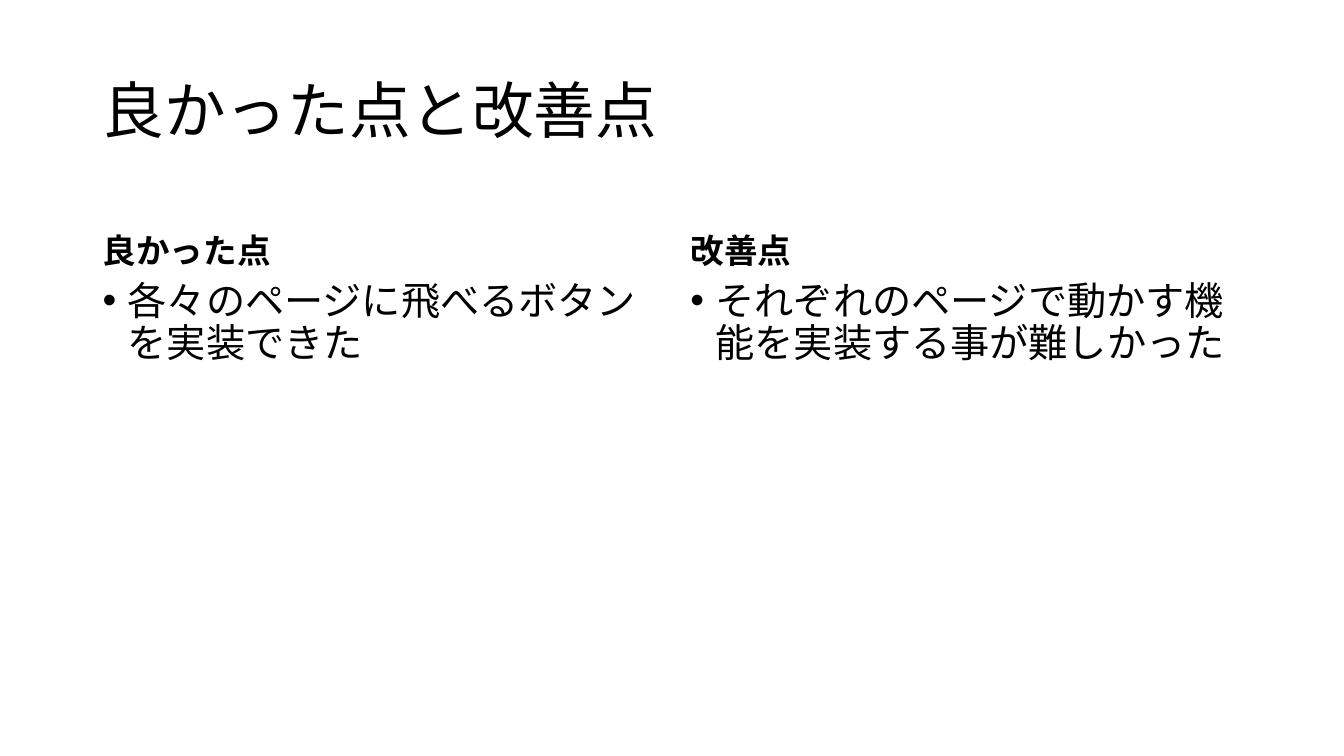
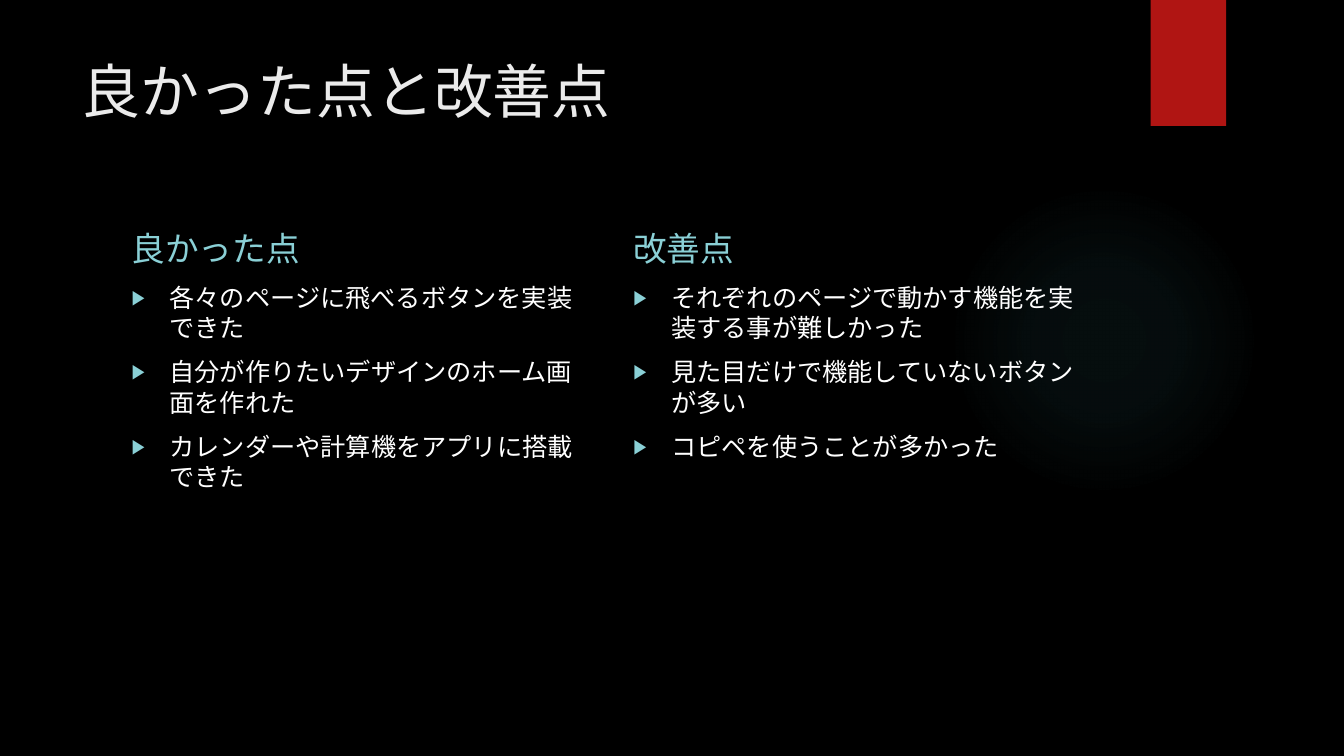
Before and after one commit to murakamiryota0908/flutterMock, a slide deck: slide 4 of プラットフォーム開発プレゼンテーション資料.pptx. Drawn at 1344x756 pixels with LibreOffice and Linux fonts; fonts in the diff are those of the drawing; background and template pictures are left out. Boxes give left, top, right and bottom in pixels: in the first picture for what was removed or moved away, otherwise in the second. Text is boxed around its words. In the diff, an @@ line names an element or a change of style, - is before the commit and + after.

```diff
--- a/プラットフォーム開発プレゼンテーション資料.pptx
+++ b/プラットフォーム開発プレゼンテーション資料.pptx
@@ background #FFFFFF to picture (left out) @@
@@ rectangle added at box(1150, 0, 1226, 126), fill #B01513 @@
@@ title "良かった点と改善点": place and size @@
-title "良かった点と改善点" at box(103, 81, 657, 138)
+title "良かった点と改善点" at box(81, 63, 610, 118)
@@ title "良かった点と改善点" at box(81, 63, 610, 118): size 44 to 42 pt, font Noto Sans CJK JP to TeX Gyre Adventor, text colour #000000 to #EBEBEB; line spacing 0.9 to 1; vertical alignment middle to top @@
@@ ellipse added at box(949, 185, 1259, 495), fill gradient #50B9C1 @@
@@ text "良かった点": place and size @@
-text "良かった点" at box(103, 234, 271, 266)
+text "良かった点" at box(132, 232, 300, 264)
@@ text "良かった点" at box(132, 232, 300, 264): font Noto Sans CJK JP to TeX Gyre Adventor, text colour #000000 to #8AD0D6, bold off; line spacing 0.9 to 1 @@
@@ text "改善点" at box(633, 232, 734, 264): font Noto Sans CJK JP to TeX Gyre Adventor, text colour #000000 to #8AD0D6, bold off; line spacing 0.9 to 1 @@
@@ text "改善点": place and size @@
-text "改善点" at box(690, 234, 791, 266)
+text "改善点" at box(633, 232, 734, 264)
@@ text "各々のページに飛べるボタンを実装できた": place and size @@
-text "各々のページに飛べるボタンを実装できた" at box(128, 282, 636, 360)
+text "各々のページに飛べるボタンを実装できた" at box(170, 285, 573, 488)
@@ text at box(170, 285, 573, 339): size 28 to 18 pt, font Noto Sans CJK JP to TeX Gyre Adventor, text colour #000000 to #FFFFFF in "各々のページに飛べるボタンを実装できた"; bullet • to ▶; line spacing 0.9 to 1 @@
@@ text "それぞれのページで動かす機能を実装する事が難しかった": place and size @@
-text "それぞれのページで動かす機能を実装する事が難しかった" at box(716, 282, 1225, 361)
+text "それぞれのページで動かす機能を実装する事が難しかった" at box(671, 285, 1074, 458)
@@ text at box(671, 285, 1074, 339): size 28 to 18 pt, font Noto Sans CJK JP to TeX Gyre Adventor, text colour #000000 to #FFFFFF in "それぞれのページで動かす機能を実装する事が難しかった"; bullet • to ▶; line spacing 0.9 to 1 @@
@@ text at box(170, 359, 573, 488): paragraphs added @@
+▶ 自分が作りたいデザインのホーム画面を作れた
+▶ カレンダーや計算機をアプリに搭載できた
@@ text at box(671, 359, 1073, 458): paragraphs added @@
+▶ 見た目だけで機能していないボタンが多い
+▶ コピペを使うことが多かった
```
Also in this commit, not shown: 5 other slides changed, 4 other files.
